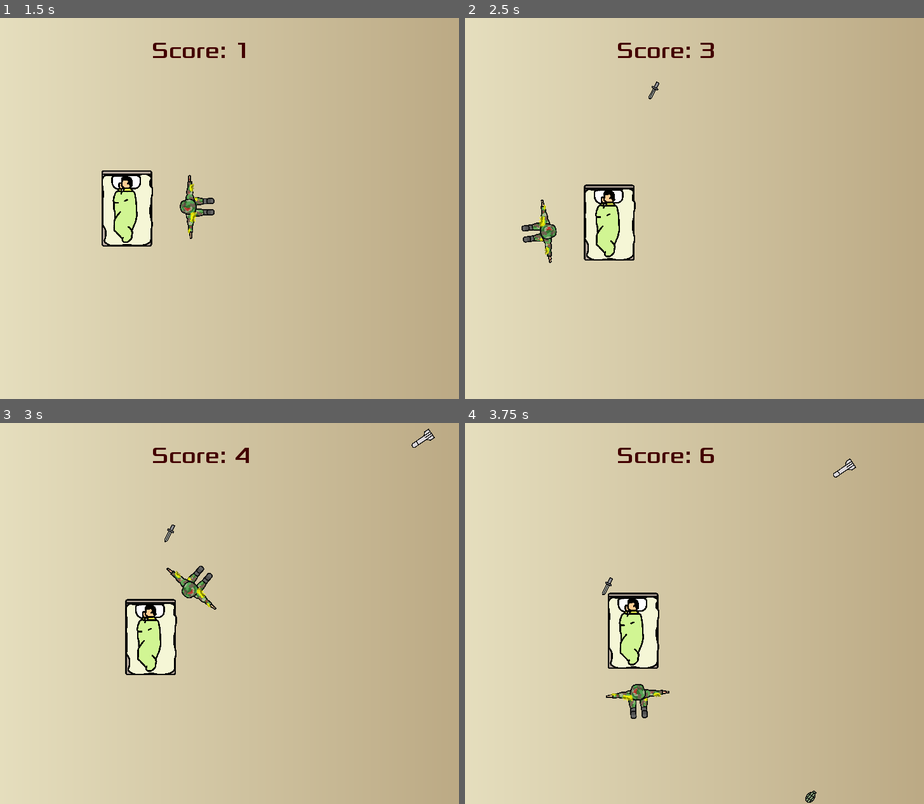
Above: before the commit, frames 1-4 (two rows, left to right).
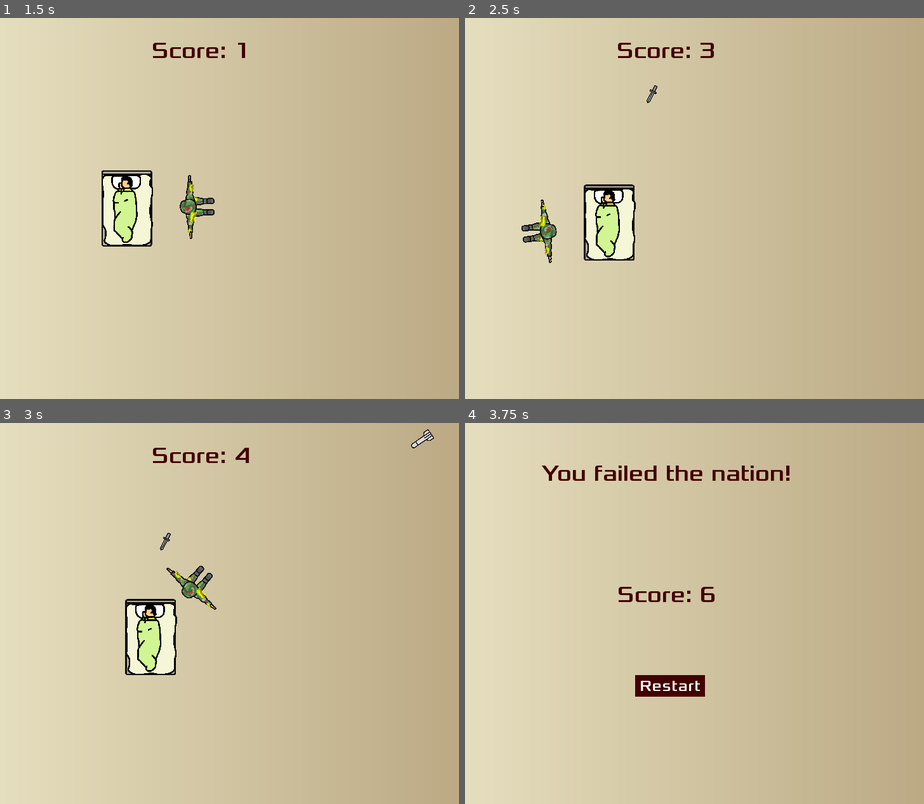
Above: after the commit, the same moments.

Repository: honoriocassiano/the-silent-protector-simulator
Game: Godot game, scene res://Main.tscn
Same seed, same stepped clock (60 frames per second), same inputs: the game is played once before the commit and once after it.
Inputs (mouse positions are in pixels of both pictures, inside the frame that each line leads up to):
- Up to frame 1 (1.5 s): click "Start" at 0.5 s; move the mouse to (316, 189) at 1.27 s; hold Right (move_right) from 1.28 s (still down)
- Up to frame 2 (2.5 s): move the mouse to (570, 227) at 2.02 s; release Right (move_right) at 2.03 s; hold Down (move_down) from 2.03 s (still down)
- Up to frame 3 (3 s): move the mouse to (257, 529) at 2.77 s; release Down (move_down) at 2.78 s; hold Right (move_right) from 2.78 s (still down)
- Up to frame 4 (3.75 s): move the mouse to (644, 689) at 3.52 s; release Right (move_right) at 3.53 s; hold Up (move_up) from 3.53 s (still down)

Frame 1 is identical in both runs. In frame 2, less than 0.1% of the frame differs, in the area x 39-43%, y 16-23%; in frame 3, less than 0.1%; in frame 4, 4.9%, in the area x 16-86%, y 6-100%.

Commit message:
Remove dampening or linear and angular forces in weapons
Fix #14.

Diff:
--- a/Weapon.tscn
+++ b/Weapon.tscn
@@ -12,6 +12,8 @@
 collision_layer = 2
 mass = 0.00102041
 gravity_scale = 0.0
+linear_damp = 0.0
+angular_damp = 0.0
 script = ExtResource( 2 )
 
 [node name="CollisionShape2D" type="CollisionShape2D" parent="."]
